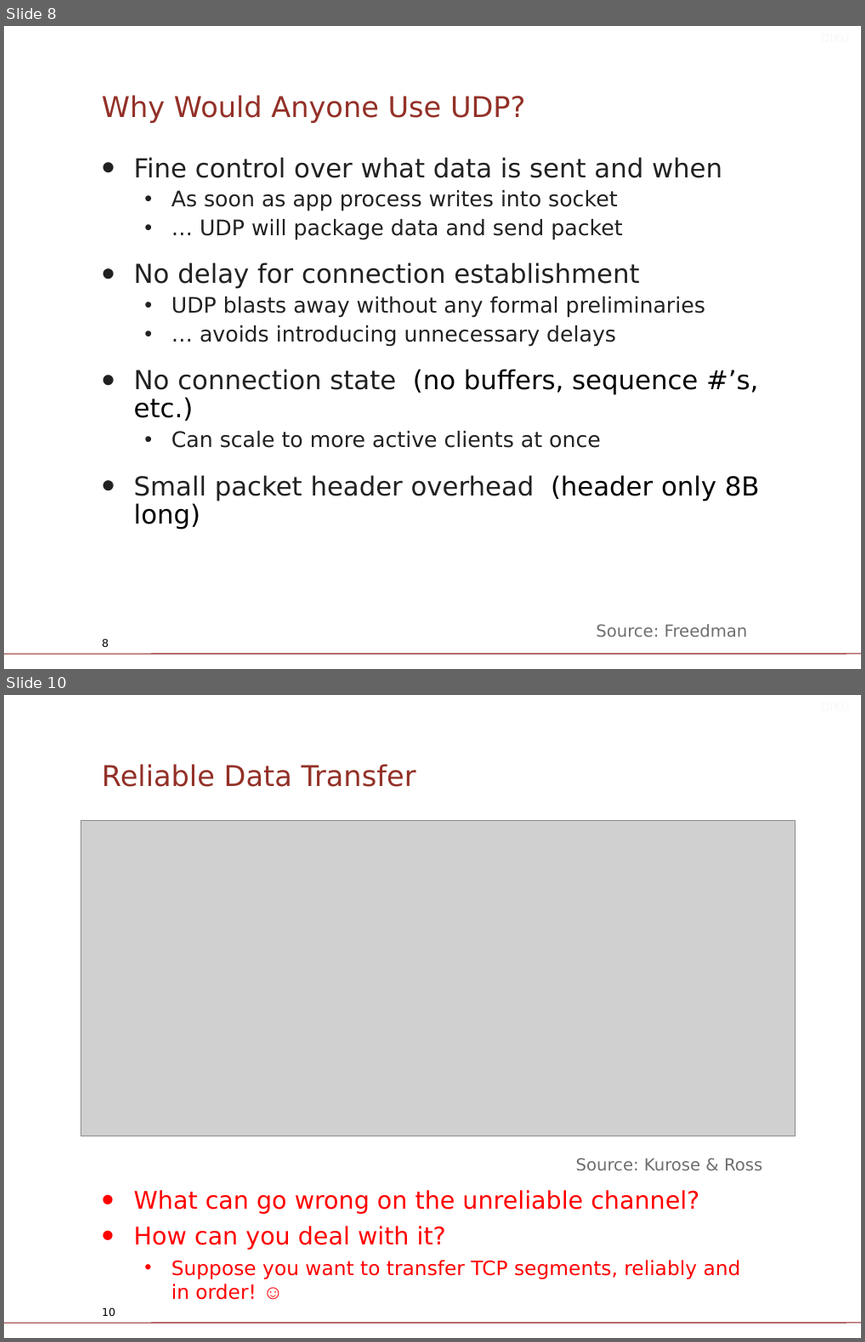
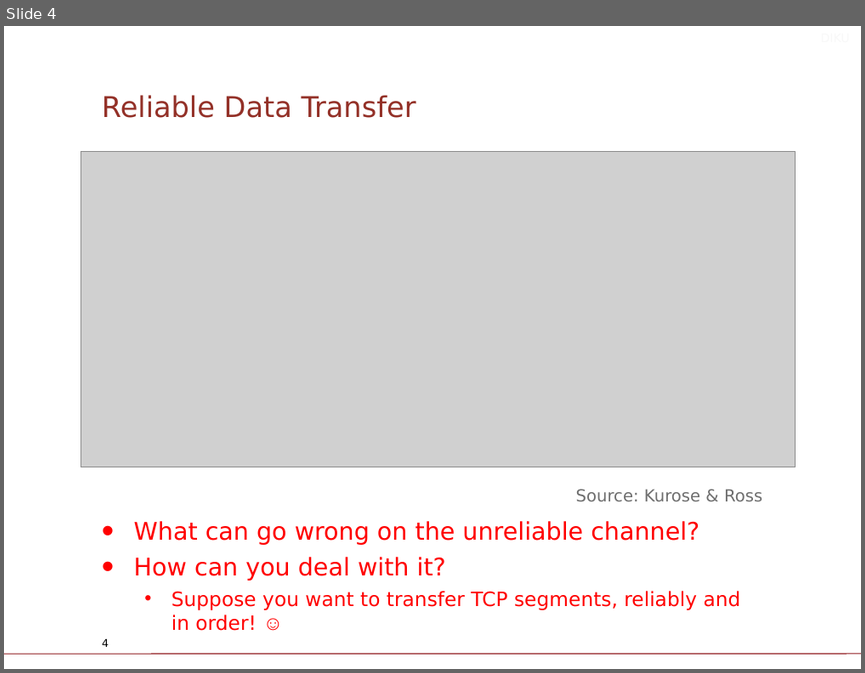
Before and after one commit to diku-compSys/compSys-e2021-pub, a slide deck: lectures/211110_tcp/slides.odp. Shown one above the other, each under a label of ours: slides 8 and 10 before the commit, slide 4 after it; the slides between them are not shown. The pictures are 865x1342 and 865x673 pixels, drawn with LibreOffice and Linux fonts; fonts in the diff are those of the drawing; grey boxes stand for pictures; background and template pictures are left out. Boxes give left, top, right and bottom in pixels: in the first picture for what was removed or moved away, otherwise in the second. Text is boxed around its words. In the diff, an @@ line names an element or a change of style, - is before the commit and + after.

```diff
--- a/lectures/211110_tcp/slides.odp
+++ b/lectures/211110_tcp/slides.odp
@@ slide 8 removed at (x1=4, y1=26, x2=861, y2=669), background #FFFFFF; not listed: 1 template element that a slide beside it also shows @@
@@ text removed at (x1=273, y1=26, x2=858, y2=51) @@
-DIKU
@@ title removed at (x1=102, y1=95, x2=526, y2=123) @@
-Why Would Anyone Use UDP?
@@ text removed at (x1=134, y1=157, x2=760, y2=529) @@
-• Fine control over what data is sent and when
-  • As soon as app process writes into socket
-  • … UDP will package data and send packet
-• No delay for connection establishment
-  • UDP blasts away without any formal preliminaries
-  • … avoids introducing unnecessary delays
-• No connection state (no buffers, sequence #’s, etc.)
-  • Can scale to more active clients at once
-• Small packet header overhead (header only 8B long)
@@ text removed at (x1=596, y1=624, x2=748, y2=636) @@
-Source: Freedman
@@ page number removed at (x1=102, y1=638, x2=109, y2=646) @@
-8
@@ what was slide 10 is now slide 4 @@
@@ page number at (x1=102, y1=638, x2=109, y2=646): text changed @@
-10
+4
```
Also in this commit, not shown: 3 slides changed, 5 other slides removed, 2 other files.
